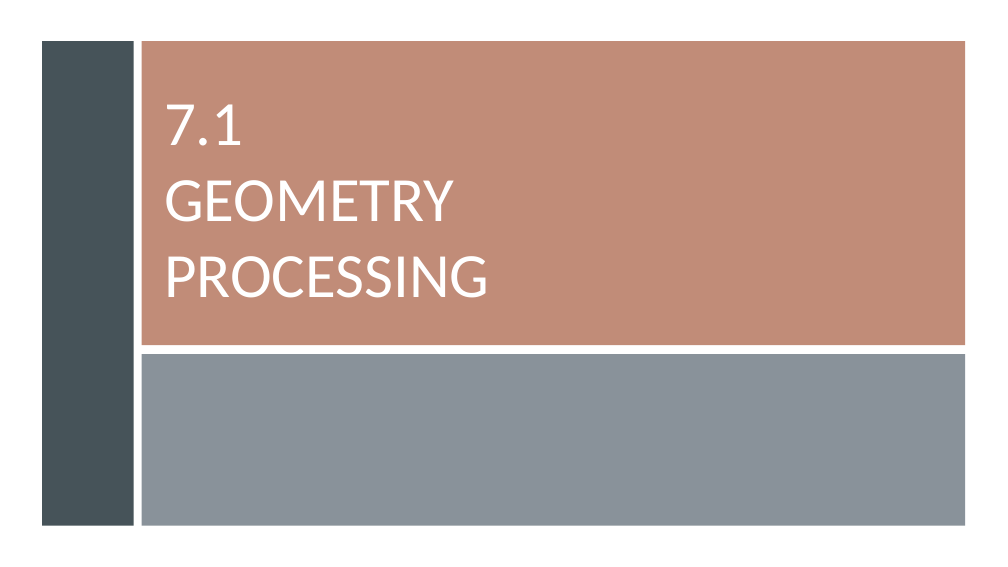
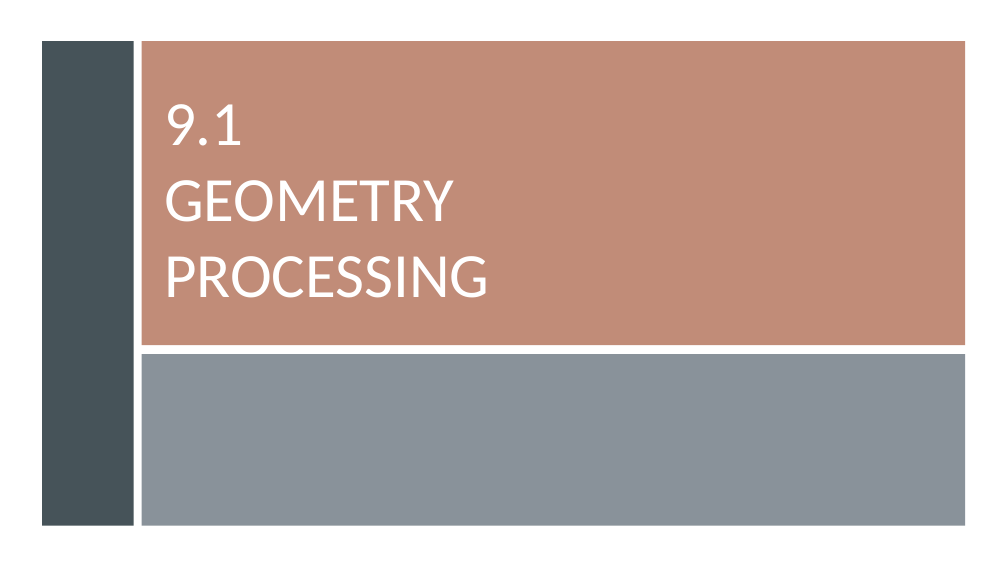
Before and after one commit to gisynw/ssj-376, a slide deck: slide 3 of docs/Lectures/Week09/Week09_GeometryProcessing.pptx. Drawn at 1008x567 pixels with LibreOffice and Linux fonts; fonts in the diff are those of the drawing. Boxes give left, top, right and bottom in pixels: in the first picture for what was removed or moved away, otherwise in the second. Text is boxed around its words. In the diff, an @@ line names an element or a change of style, - is before the commit and + after.

```diff
--- a/docs/Lectures/Week09/Week09_GeometryProcessing.pptx
+++ b/docs/Lectures/Week09/Week09_GeometryProcessing.pptx
@@ title at [164,104,490,298]: text changed @@
-7.1
-GEOMETRY PROCESSING
+9.1
+GEOMETRY PROCESSING
```
Also in this commit, not shown: 5 other slides changed.
